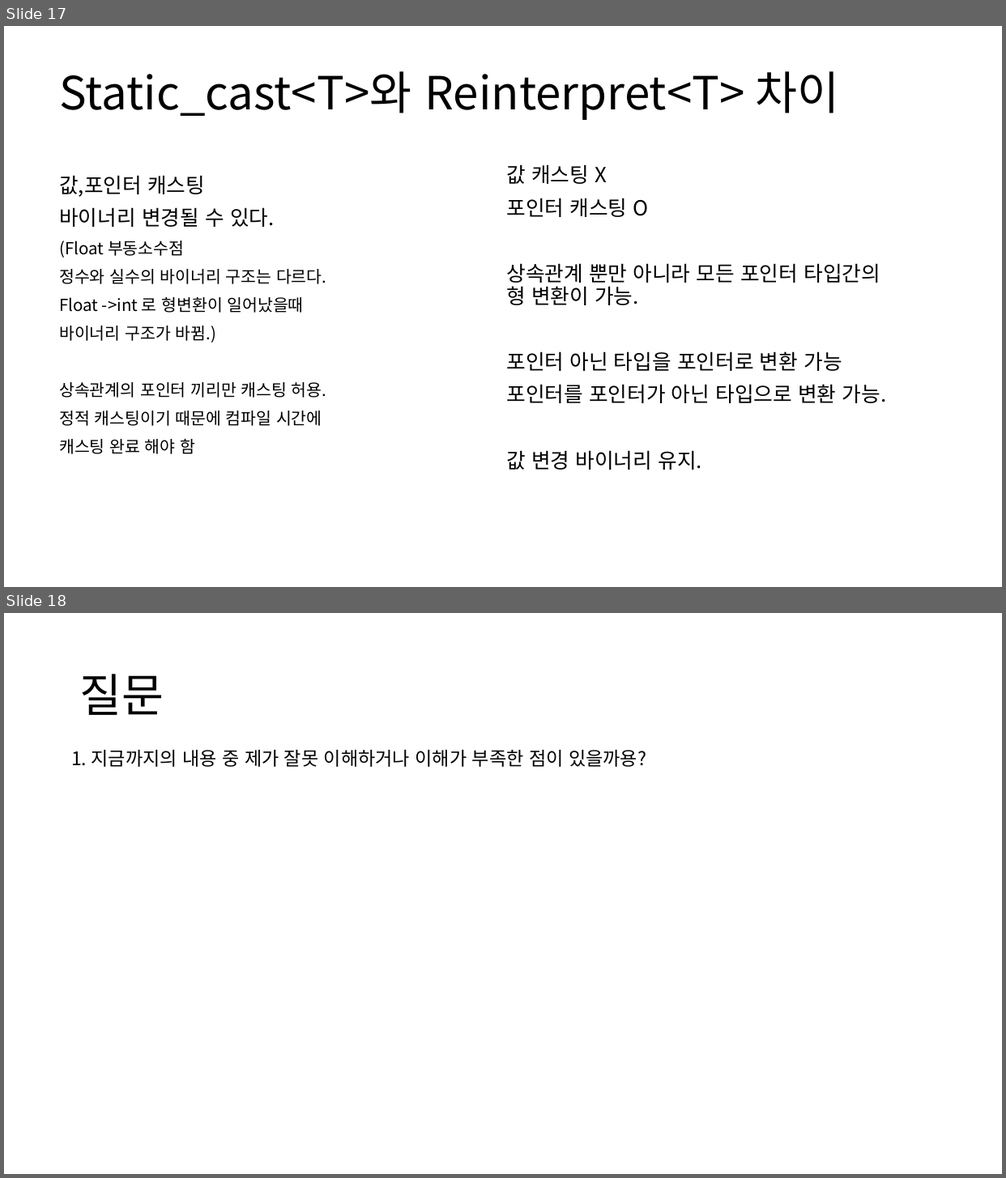
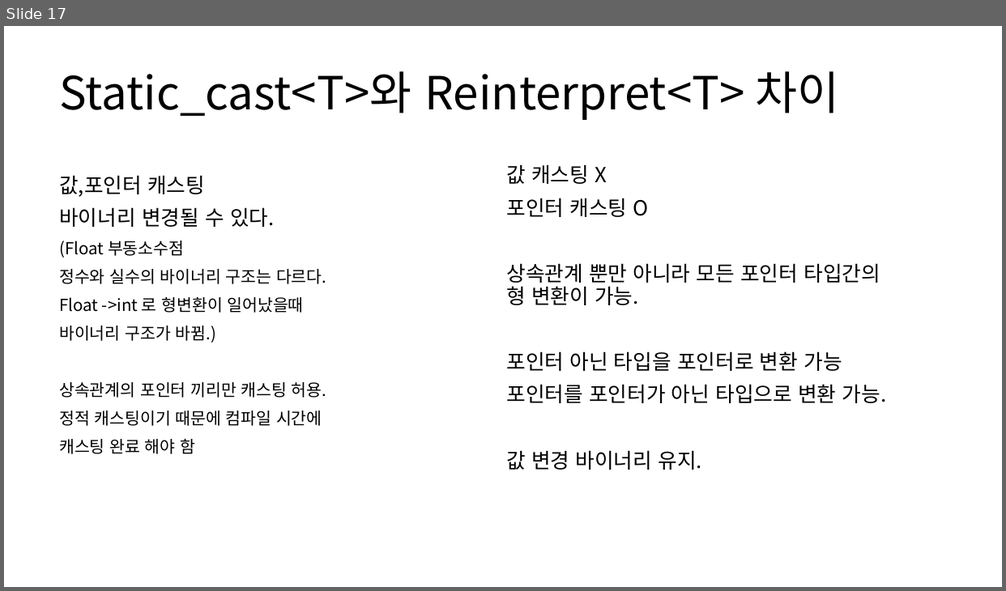
Before and after one commit to roka0105/Team.Yggdrasil_Server, a slide deck: 심화학기 발표자료/가상함수와 dynamic_cast.pptm. Shown one above the other, each under a label of ours: slides 17 and 18 before the commit, slide 17 after it. The pictures are 1006x1178 and 1006x591 pixels, drawn with LibreOffice and Linux fonts; fonts in the diff are those of the drawing. Boxes give left, top, right and bottom in pixels: in the first picture for what was removed or moved away, otherwise in the second. Text is boxed around its words. In the diff, an @@ line names an element or a change of style, - is before the commit and + after.

```diff
--- a/심화학기 발표자료/가상함수와 dynamic_cast.pptm
+++ b/심화학기 발표자료/가상함수와 dynamic_cast.pptm
@@ slide 18 removed at [4, 613, 1002, 1174], background #FFFFFF @@
@@ title removed at [80, 674, 164, 715] @@
-질문
@@ text removed at [71, 750, 646, 767] @@
-1. 지금까지의 내용 중 제가 잘못 이해하거나 이해가 부족한 점이 있을까용?
```
Also in this commit, not shown: 1 slide changed, 1 slide added.
